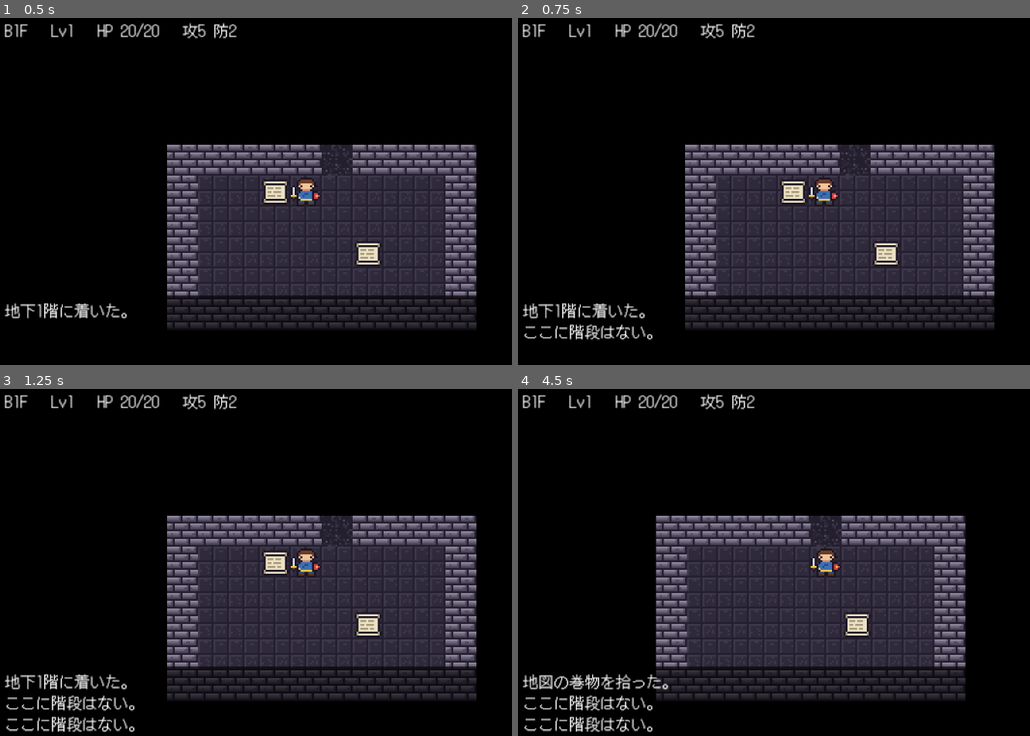
Above: before the commit, frames 1-4 (two rows, left to right).
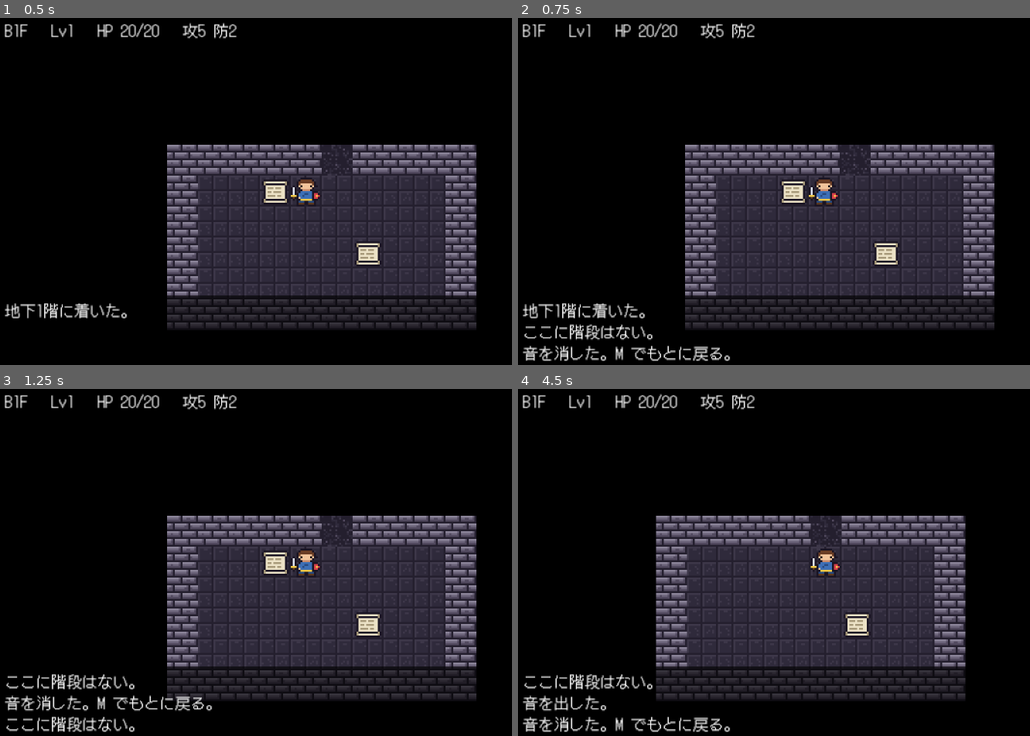
Above: after the commit, the same moments.

Repository: kaz3tv/roguelike
Game: Godot game, scene res://scenes/main.tscn
Same seed, same stepped clock (60 frames per second), same inputs: the game is played once before the commit and once after it.
Inputs:
- Up to frame 1 (0.5 s): no input
- Up to frame 2 (0.75 s): tap Enter at 0.5 s; hold Up from 0.53 s (still down); tap M at 0.6 s
- Up to frame 3 (1.25 s): keep holding Up; tap Space at 0.77 s; tap Enter at 0.8 s
- Up to frame 4 (4.5 s): tap Space at 1.25, 1.52, 2.75, 3.02, 3.77, 4.25 s; tap Enter at 1.35, 2, 3.5 s; tap Keypad Enter at 1.55, 2.1 s; release Up at 2.03 s; hold Left 2.03-3.53 s; tap X at 2.3, 2.85 s; tap E at 3.05, 3.6 s; hold Down 3.53-4.28 s; tap M at 3.8, 4.35 s; hold Right from 4.28 s (still down)

Frame 1 is identical in both runs. In frame 2, 0.7% of the frame differs, in the area x 0-42%, y 94-99%; in frame 3, 1.6%; in frame 4, 2.2%, in the area x 0-42%, y 82-99%.

Commit message:
効果音とBGMをゲームに組み込む
- 攻撃・被ダメージ・撃破・レベルアップ・拾う・装備・回復・巻物3種・階段・ゲームオーバーなどで効果音
- BGMは1〜3階、4〜6階、7階〜で切り替え、ゲームオーバーで専用の曲
- 持ち物画面のカーソル移動・開く・閉じるにも音
- M キーで音を消す／戻す
- 鳴らす効果音とBGMのファイルがそろっているかのテスト

Co-Authored-By: Claude Opus 5.5 (1M context) <noreply@anthropic.com>
Claude-Session: https://claude.ai/code/session_01CjiuLsrxfvYQhtBZEVi7Rn

Diff:
--- a/scenes/main.tscn
+++ b/scenes/main.tscn
@@ -1,9 +1,10 @@
-[gd_scene load_steps=5 format=3]
+[gd_scene load_steps=6 format=3]
 
 [ext_resource type="Script" path="res://scripts/game.gd" id="1_game"]
 [ext_resource type="Script" path="res://scripts/map_view.gd" id="2_map"]
 [ext_resource type="Texture2D" path="res://assets/art/player_0.png" id="3_player"]
 [ext_resource type="Script" path="res://scripts/inventory_menu.gd" id="4_menu"]
+[ext_resource type="Script" path="res://scripts/audio.gd" id="5_audio"]
 
 [node name="Main" type="Node2D"]
 script = ExtResource("1_game")
@@ -26,6 +27,9 @@
 
 [node name="Effects" type="Node2D" parent="."]
 z_index = 10
+
+[node name="Audio" type="Node" parent="."]
+script = ExtResource("5_audio")
 
 [node name="IdleTimer" type="Timer" parent="."]
 wait_time = 0.4
--- /dev/null
+++ b/scripts/audio.gd
@@ -0,0 +1,74 @@
+## 効果音と BGM を鳴らす。ファイル名は assets/audio/CREDITS.md の一覧に合わせてある。
+extends Node
+
+const SFX_DIR := "res://assets/audio/sfx/"
+const BGM_DIR := "res://assets/audio/bgm/"
+const SFX_NAMES := [
+	"attack_miss", "attack_swing", "enemy_attack", "enemy_die", "equip", "error", "footstep",
+	"heal", "hit_enemy", "hit_player", "item_pickup", "level_up", "magic_bolt", "menu_cancel",
+	"menu_move", "menu_select", "player_die", "scroll_fire", "scroll_map", "scroll_warp",
+	"stairs_down", "trap",
+]
+## 同時に鳴らせる効果音の数
+const SFX_VOICES := 6
+const SFX_VOLUME_DB := -6.0
+const BGM_VOLUME_DB := -12.0
+
+var muted := false
+var sfx := {}
+var sfx_players: Array[AudioStreamPlayer] = []
+var next_voice := 0
+var bgm_player := AudioStreamPlayer.new()
+var current_bgm := ""
+
+
+func _ready() -> void:
+	for sfx_name in SFX_NAMES:
+		sfx[sfx_name] = load(SFX_DIR + sfx_name + ".wav")
+	for i in SFX_VOICES:
+		var p := AudioStreamPlayer.new()
+		p.volume_db = SFX_VOLUME_DB
+		add_child(p)
+		sfx_players.append(p)
+	bgm_player.volume_db = BGM_VOLUME_DB
+	add_child(bgm_player)
+
+
+func play(sfx_name: String) -> void:
+	if muted:
+		return
+	# 空いている再生機を順番に使い回す
+	var p := sfx_players[next_voice]
+	next_voice = (next_voice + 1) % SFX_VOICES
+	p.stream = sfx[sfx_name]
+	p.play()
+
+
+## 曲を切り替える。同じ曲なら最初からやり直さない。
+func play_bgm(bgm_name: String) -> void:
+	if bgm_name == current_bgm:
+		return
+	current_bgm = bgm_name
+	bgm_player.stop()
+	bgm_player.stream = load(BGM_DIR + bgm_name + ".ogg")
+	if not muted:
+		bgm_player.play()
+
+
+## 階に合わせた曲：1〜3階、4〜6階、7階〜
+static func bgm_for_floor(floor_number: int) -> String:
+	if floor_number <= 3:
+		return "dungeon_1"
+	if floor_number <= 6:
+		return "dungeon_2"
+	return "dungeon_3"
+
+
+func toggle_mute() -> void:
+	muted = not muted
+	if muted:
+		bgm_player.stop()
+		for p in sfx_players:
+			p.stop()
+	elif current_bgm != "":
+		bgm_player.play()
--- a/scripts/game.gd
+++ b/scripts/game.gd
@@ -53,6 +53,7 @@
 @onready var enemy_layer: Node2D = $Enemies
 @onready var item_layer: Node2D = $Items
 @onready var inventory_menu = $HUD/InventoryMenu
+@onready var audio = $Audio
 @onready var effects: Node2D = $Effects
 @onready var player_sprite: Sprite2D = $Player
 @onready var camera: Camera2D = $Player/Camera2D
@@ -76,6 +77,7 @@
 	for id in ItemData.ITEMS:
 		item_textures[id] = load(ItemData.icon_path(id))
 	inventory_menu.item_chosen.connect(_on_item_chosen)
+	inventory_menu.audio = audio
 	camera.limit_left = 0
 	camera.limit_top = 0
 	camera.limit_right = Dungeon.WIDTH * TILE_SIZE
@@ -108,6 +110,7 @@
 	update_view()
 	camera.reset_smoothing()
 	add_message("地下%d階に着いた。" % floor_number)
+	audio.play_bgm(audio.bgm_for_floor(floor_number))
 
 
 func spawn_enemies() -> void:
@@ -194,7 +197,11 @@
 	elif is_enter and not key.echo:
 		descend()
 	elif code in MENU_KEYS and not key.echo:
+		audio.play("menu_select")
 		inventory_menu.open(player.inventory)
+	elif code == KEY_M and not key.echo:
+		audio.toggle_mute()
+		add_message("音を消した。M でもとに戻る。" if audio.muted else "音を出した。")
 	else:
 		return
 	get_viewport().set_input_as_handled()
@@ -224,9 +231,11 @@
 	var result := Combat.attack(player, enemy, rng)
 	if not result["hit"]:
 		add_message("%sへの攻撃は外れた。" % enemy.display_name)
+		audio.play("attack_miss")
 		popup("MISS", enemy.pos, Color.WHITE)
 		return
 	popup(str(result["damage"]), enemy.pos, DAMAGE_COLOR)
+	audio.play("hit_enemy")
 	if enemy.is_dead():
 		kill_enemy(enemy)
 	else:
@@ -236,11 +245,13 @@
 func kill_enemy(enemy: Actor) -> void:
 	kills += 1
 	add_message("%sを倒した。経験値 %d。" % [enemy.display_name, enemy.xp])
+	audio.play("enemy_die")
 	enemies.erase(enemy)
 	enemy.node.queue_free()
 	var levels := Combat.gain_exp(player, enemy.xp)
 	if levels > 0:
 		add_message("レベル%dに上がった！" % player.level)
+		audio.play("level_up")
 		popup("LEVEL UP", player.pos, Color("#a7f070"))
 
 
@@ -251,11 +262,13 @@
 		return
 	if not player.inventory.add(item):
 		add_message("持ち物がいっぱいで、%sを拾えない。" % item.display_name())
+		audio.play("error")
 		return
 	floor_items.erase(item)
 	item.node.queue_free()
 	item.node = null
 	add_message("%sを拾った。" % item.display_name())
+	audio.play("item_pickup")
 
 
 func _on_item_chosen(item: Item, action: String) -> void:
@@ -268,6 +281,7 @@
 func drop_item(item: Item) -> void:
 	if item_at(player.pos) != null or map.tile_at(player.pos) == Dungeon.Tile.STAIRS:
 		add_message("ここには置けない。")
+		audio.play("error")
 		return
 	player.inventory.remove(item)
 	place_item(item, player.pos)
@@ -282,17 +296,21 @@
 		"weapon", "shield":
 			if inv.toggle_equip(item):
 				add_message("%sを装備した。" % item.display_name())
+				audio.play("equip")
 			else:
 				add_message("%sを外した。" % item.display_name())
+				audio.play("equip")
 		"potion":
 			var healed := mini(item.data()["power"], player.max_hp - player.hp)
 			player.hp += healed
 			inv.remove(item)
 			add_message("%sを飲んだ。HPが %d 回復した。" % [item.display_name(), healed])
 			popup("+%d" % healed, player.pos, Color("#a7f070"))
+			audio.play("heal")
 		"scroll":
 			inv.remove(item)
 			add_message("%sを読んだ。" % item.display_name())
+			audio.play("scroll_" + item.data()["effect"])
 			read_scroll(item)
 	end_player_turn()
 
@@ -365,10 +383,12 @@
 	var result := Combat.attack(e, player, rng)
 	if not result["hit"]:
 		add_message("%sの攻撃は外れた。" % e.display_name)
+		audio.play("enemy_attack")
 		popup("MISS", player.pos, Color.WHITE)
 		return
 	add_message("%sの攻撃。%d のダメージを受けた。" % [e.display_name, result["damage"]])
 	popup(str(result["damage"]), player.pos, HURT_COLOR)
+	audio.play("hit_player")
 	if player.is_dead():
 		show_game_over(e)
 
@@ -376,6 +396,8 @@
 func show_game_over(killer: Actor) -> void:
 	game_over = true
 	add_message("%sにやられてしまった…" % killer.display_name)
+	audio.play("player_die")
+	audio.play_bgm("game_over")
 	game_over_label.text = "やられてしまった…\n\n地下%d階  レベル%d\n倒した敵  %d体\n\nEnter でもう一度" % [floor_number, player.level, kills]
 	game_over_panel.show()
 
@@ -383,8 +405,10 @@
 func descend() -> void:
 	if map.tile_at(player.pos) != Dungeon.Tile.STAIRS:
 		add_message("ここに階段はない。")
+		audio.play("error")
 		return
 	floor_number += 1
+	audio.play("stairs_down")
 	enter_floor()
 
 
--- a/scripts/inventory_menu.gd
+++ b/scripts/inventory_menu.gd
@@ -9,6 +9,7 @@
 const CLOSE_KEYS := [KEY_ESCAPE, KEY_I, KEY_TAB, KEY_BACKSPACE]
 
 var inventory: Inventory
+var audio: Node  ## 効果音（game.gd が設定する）
 var cursor := 0
 
 @onready var list_label: Label = $List
@@ -23,6 +24,7 @@
 
 
 func close() -> void:
+	audio.play("menu_cancel")
 	hide()
 	closed.emit()
 
@@ -35,9 +37,11 @@
 		return
 	elif code in UP_KEYS:
 		cursor = (cursor - 1 + count) % count
+		audio.play("menu_move")
 		refresh()
 	elif code in DOWN_KEYS:
 		cursor = (cursor + 1) % count
+		audio.play("menu_move")
 		refresh()
 	elif code == KEY_ENTER or code == KEY_KP_ENTER:
 		var item := inventory.items[cursor]
--- a/tests/run_tests.gd
+++ b/tests/run_tests.gd
@@ -16,6 +16,7 @@
 	test_monster_ai()
 	test_items()
 	test_inventory()
+	test_audio_files()
 	if failures == 0:
 		print("すべてのテストに合格しました")
 	quit(1 if failures > 0 else 0)
@@ -196,3 +197,22 @@
 	check(not inv.toggle_equip(sword2) and p.total_attack() == base_atk, "剣を外せない")
 	inv.remove(shield)
 	check(inv.shield == null and p.total_defense() == base_def, "置いた盾が装備されたまま")
+
+
+func test_audio_files() -> void:
+	var audio := load("res://scripts/audio.gd")
+	for sfx_name in audio.SFX_NAMES:
+		var path: String = audio.SFX_DIR + sfx_name + ".wav"
+		check(ResourceLoader.exists(path), "効果音がない: " + path)
+	var bgms := ["game_over"]
+	for f in range(1, 11):
+		bgms.append(audio.bgm_for_floor(f))
+	for bgm in bgms:
+		check(ResourceLoader.exists(audio.BGM_DIR + bgm + ".ogg"), "BGM がない: " + bgm)
+	# game.gd の中で鳴らしている効果音が、すべて一覧にあるか
+	var code := FileAccess.get_file_as_string("res://scripts/game.gd") + FileAccess.get_file_as_string("res://scripts/inventory_menu.gd")
+	var re := RegEx.create_from_string("audio\\.play\\(\"([a-z_]+)\"\\)")
+	for m in re.search_all(code):
+		check(m.get_string(1) in audio.SFX_NAMES, "一覧にない効果音を鳴らしている: " + m.get_string(1))
+	for effect in ["fire", "warp", "map"]:
+		check("scroll_" + effect in audio.SFX_NAMES, "巻物の効果音がない: " + effect)
Not shown, added: scripts/audio.gd.uid
Not shown, changed: README.md
